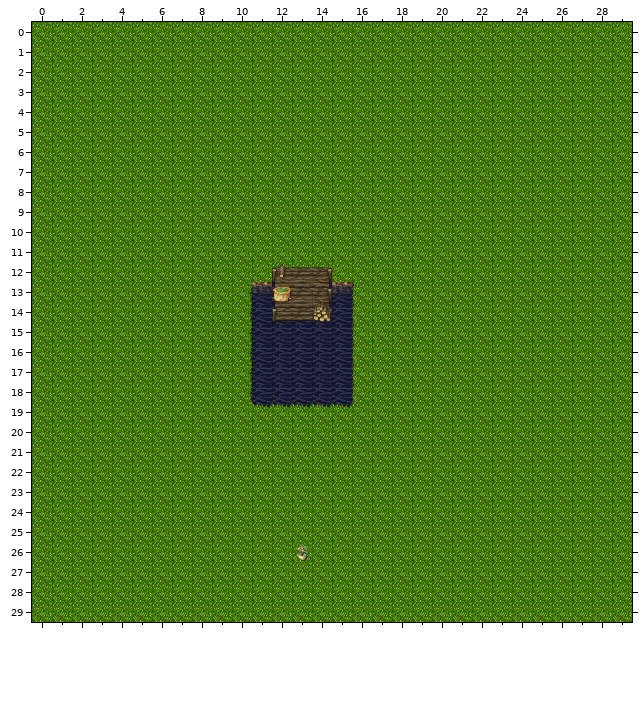
Two states of a Tiled map, android/assets/data/tmx/sandbox.tmx. That is the earlier state.
Cells are 32x32 px. Shown: x 0..29, y 0..29.
After:
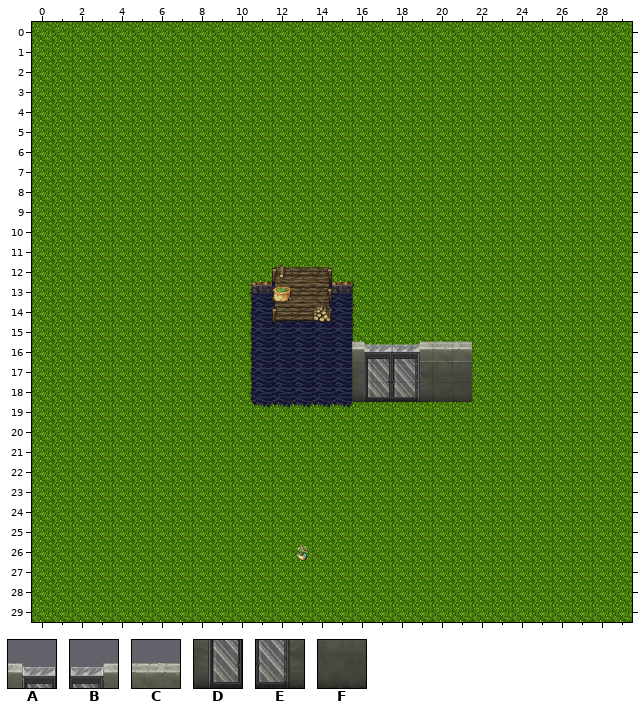
Key: from "uqam_Tileset": A 98, B 99, C 100, D 114, E 115, F 116.
_ is an empty cell, . an unchanged one.
What changed:
--- layer "objets_static"
@@ x 16..20 @@
-16 _._._
-17 .._._
-18 _._._
+16 A.B.C
+17 ..B.C
+18 D.E.F
Where, in picture pixels (left, top, right, bottom), the same in both pictures:
added: (352, 341, 472, 402)
